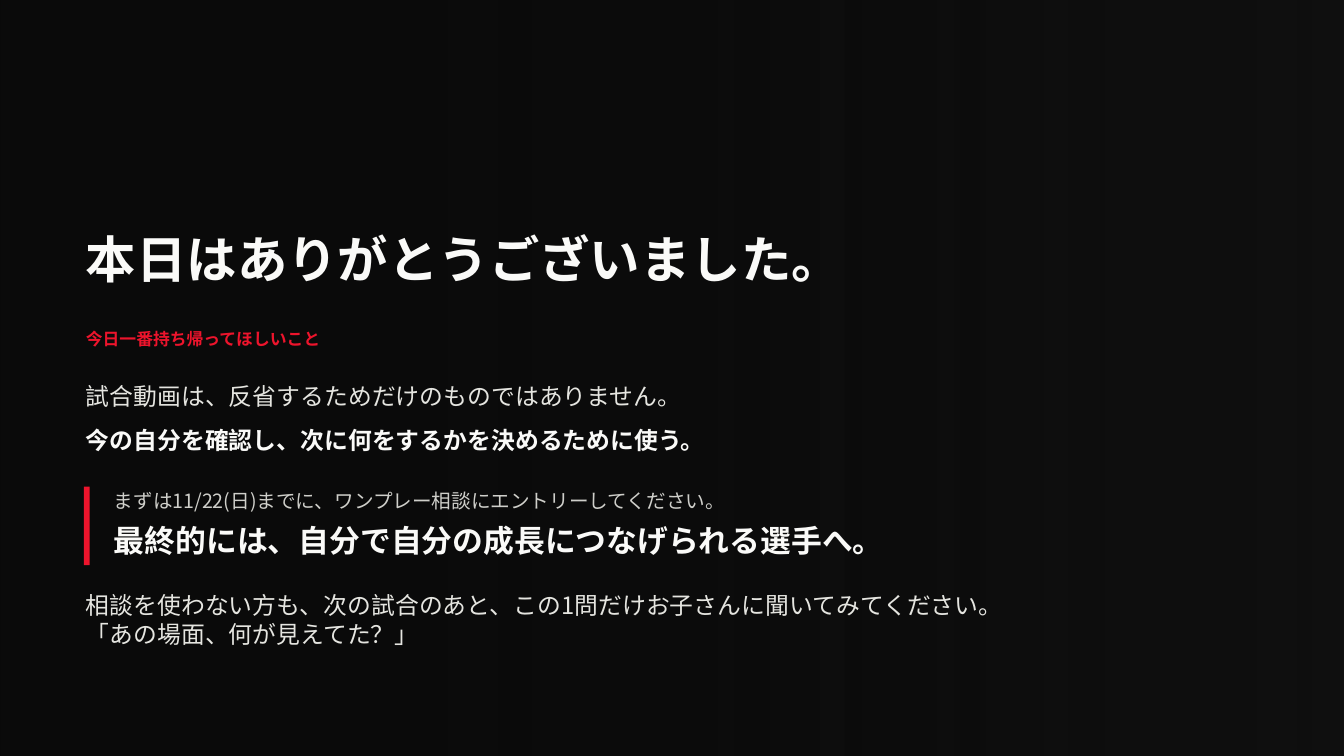
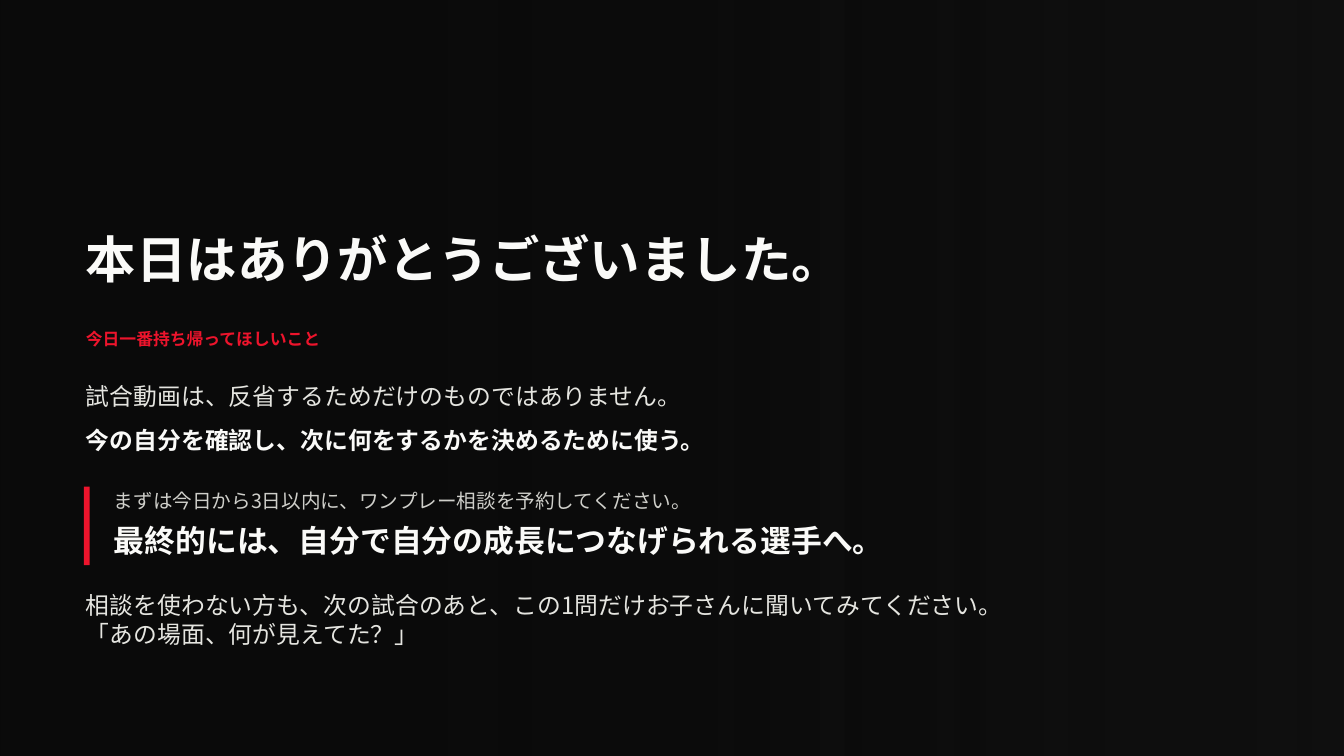
Before and after one commit to takafumisuzuki1117-sys/takafumi_suzuki, a slide deck: slide 73 of JLINEパーソナル/サッカーIQ爆上げセミナー/サッカーIQ爆上げセミナー_v2_20261105.pptx. Drawn at 1344x756 pixels with LibreOffice and Linux fonts; fonts in the diff are those of the drawing; background and template pictures are left out. Boxes give left, top, right and bottom in pixels: in the first picture for what was removed or moved away, otherwise in the second. Text is boxed around its words. In the diff, an @@ line names an element or a change of style, - is before the commit and + after.

```diff
--- a/JLINEパーソナル/サッカーIQ爆上げセミナー/サッカーIQ爆上げセミナー_v2_20261105.pptx
+++ b/JLINEパーソナル/サッカーIQ爆上げセミナー/サッカーIQ爆上げセミナー_v2_20261105.pptx
@@ text at (114,491,691,510): text changed @@
-まずは11/22(日)までに、ワンプレー相談にエントリーしてください。
+まずは今日から3日以内に、ワンプレー相談を予約してください。
```
Also in this commit, not shown: 1 other slide changed, 1 other file.
